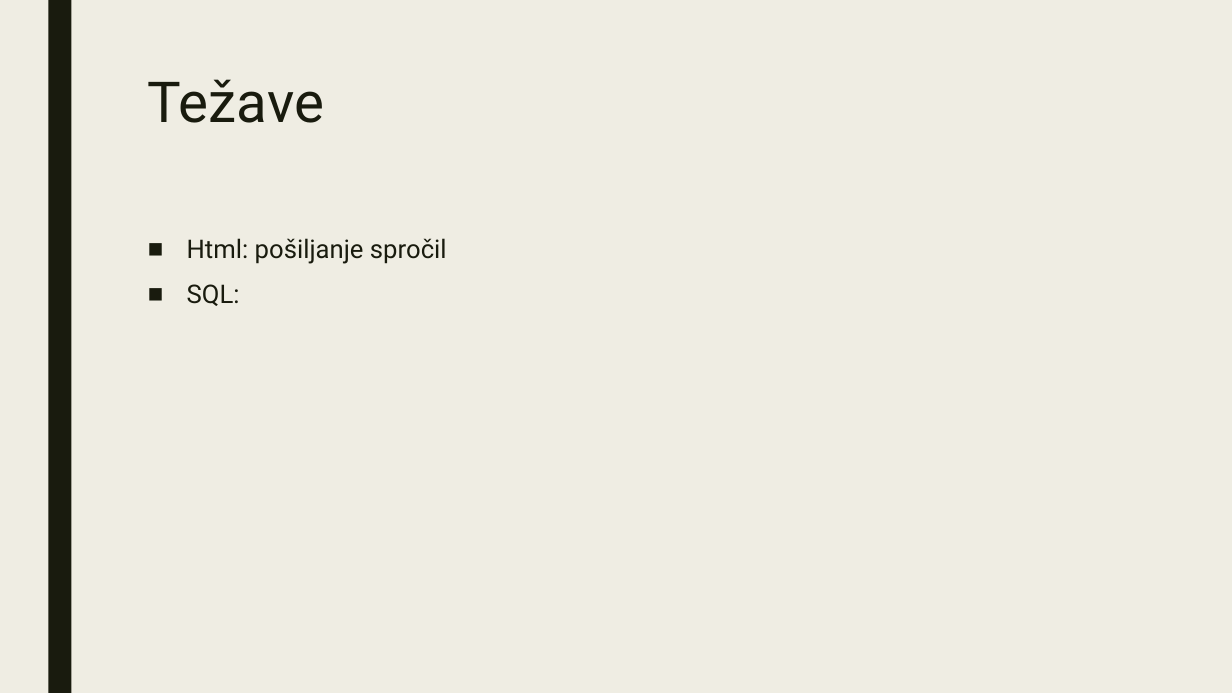
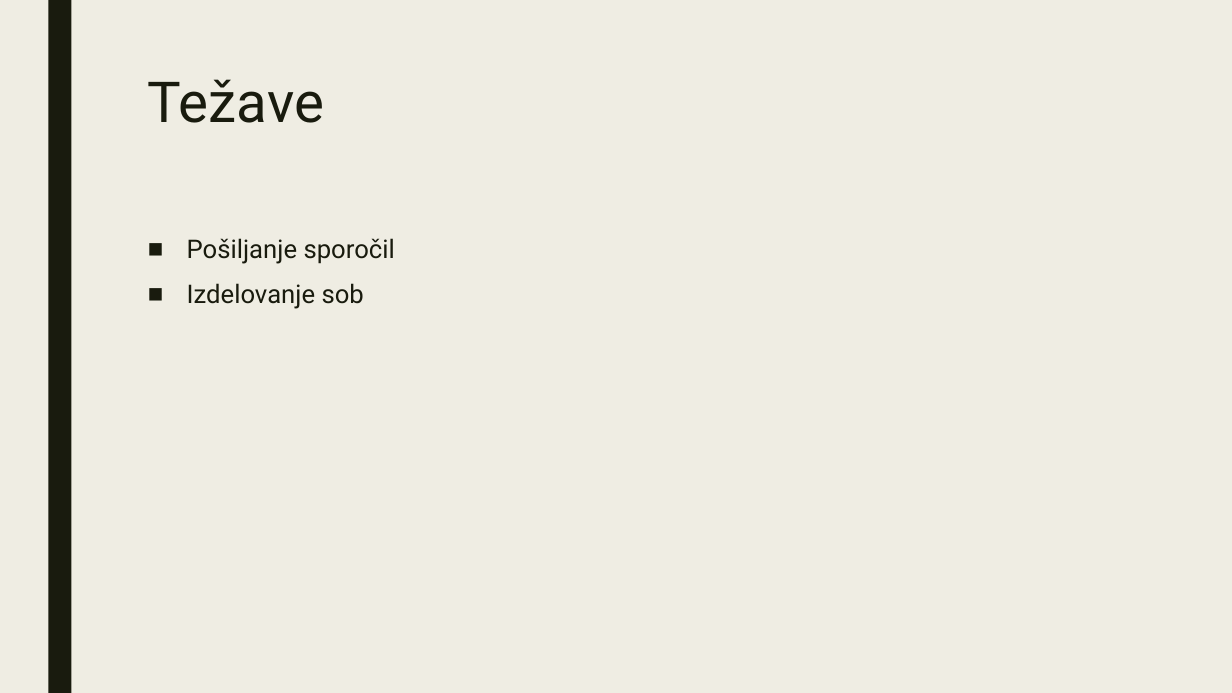
Before and after one commit to viliwonka/messenger, a slide deck: slide 6 of internetna klepetalnica.pptx. Drawn at 1232x693 pixels with LibreOffice and Linux fonts; fonts in the diff are those of the drawing. Boxes give left, top, right and bottom in pixels: in the first picture for what was removed or moved away, otherwise in the second. Text is boxed around its words. In the diff, an @@ line names an element or a change of style, - is before the commit and + after.

Commit message:
klepetalnica update

```diff
--- a/internetna klepetalnica.pptx
+++ b/internetna klepetalnica.pptx
@@ text at box(187, 238, 395, 309): text changed @@
-■ Html: pošiljanje spročil
-■ SQL:
+■ Pošiljanje sporočil
+■ Izdelovanje sob
```
